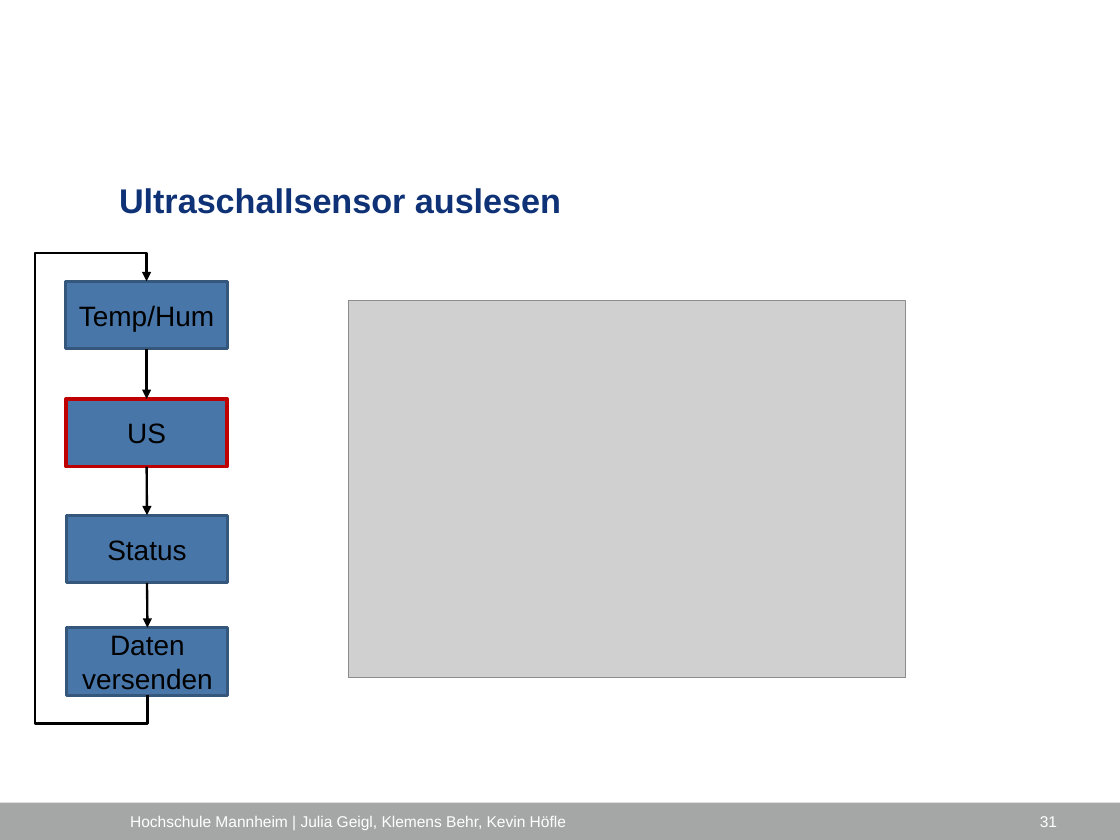
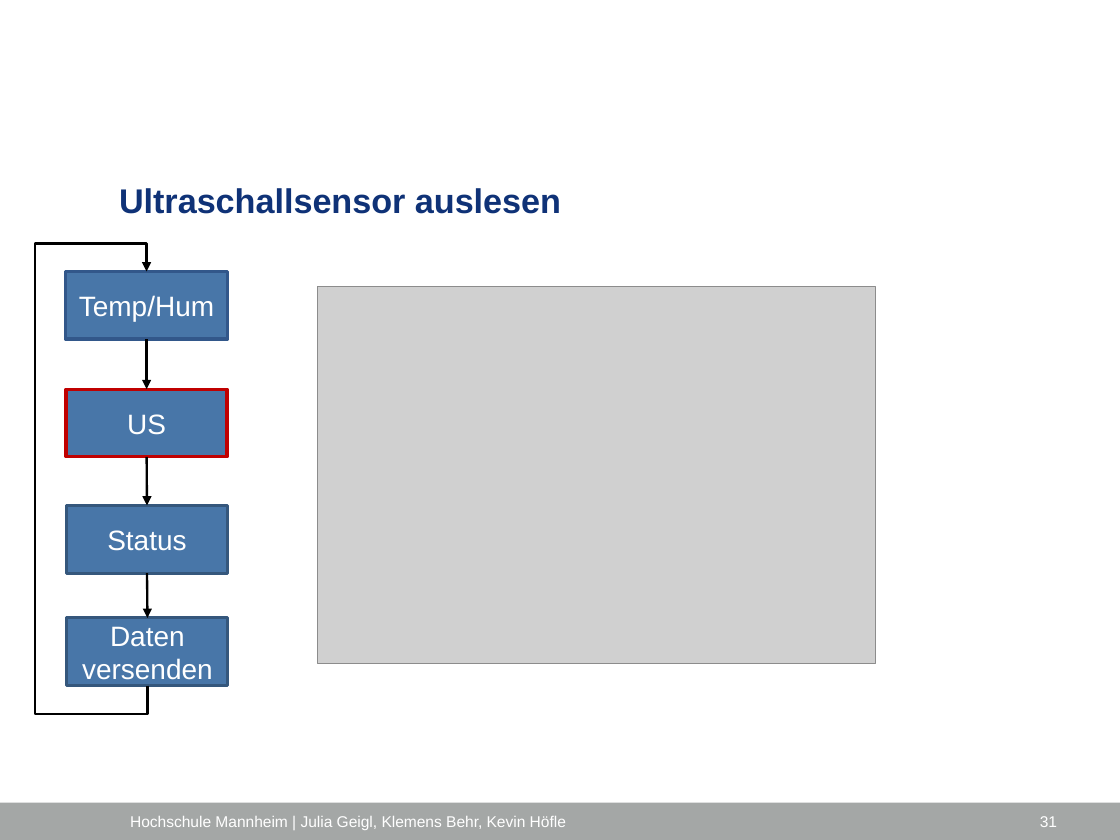
Before and after one commit to ProjektlaborEmbeddedSecurity/Presentation, a slide deck: slide 31 of PES_FH_VERS.pptx. Drawn at 1120x840 pixels with LibreOffice and Linux fonts; fonts in the diff are those of the drawing; grey boxes stand for pictures; background and template pictures are left out. Boxes give left, top, right and bottom in pixels: in the first picture for what was removed or moved away, otherwise in the second. Text is boxed around its words. In the diff, an @@ line names an element or a change of style, - is before the commit and + after.

```diff
--- a/PES_FH_VERS.pptx
+++ b/PES_FH_VERS.pptx
@@ rectangle "Temp/Hum" at (x1=66, y1=271, x2=228, y2=338): text colour #000000 to #FFFFFF; outline #35577C 2 pt to #32578A 2.25 pt @@
@@ picture moved from (x1=348, y1=301, x2=906, y2=678) to (x1=318, y1=287, x2=876, y2=663) @@
@@ 4 rectangles, 3 arrows, 1 elbow arrow moved together from (x1=38, y1=253, x2=228, y2=724) to (x1=38, y1=243, x2=228, y2=713) @@
@@ rectangle "US" at (x1=66, y1=389, x2=227, y2=456): text colour #000000 to #FFFFFF; outline #C00000 2.25 pt to #C00000 2 pt @@
@@ rectangle "Status" at (x1=66, y1=505, x2=227, y2=572): text colour #000000 to #FFFFFF @@
@@ rectangle "Daten versenden" at (x1=67, y1=618, x2=228, y2=685): text colour #000000 to #FFFFFF @@
```
Also in this commit, not shown: 15 other slides changed, 1 slide added.
